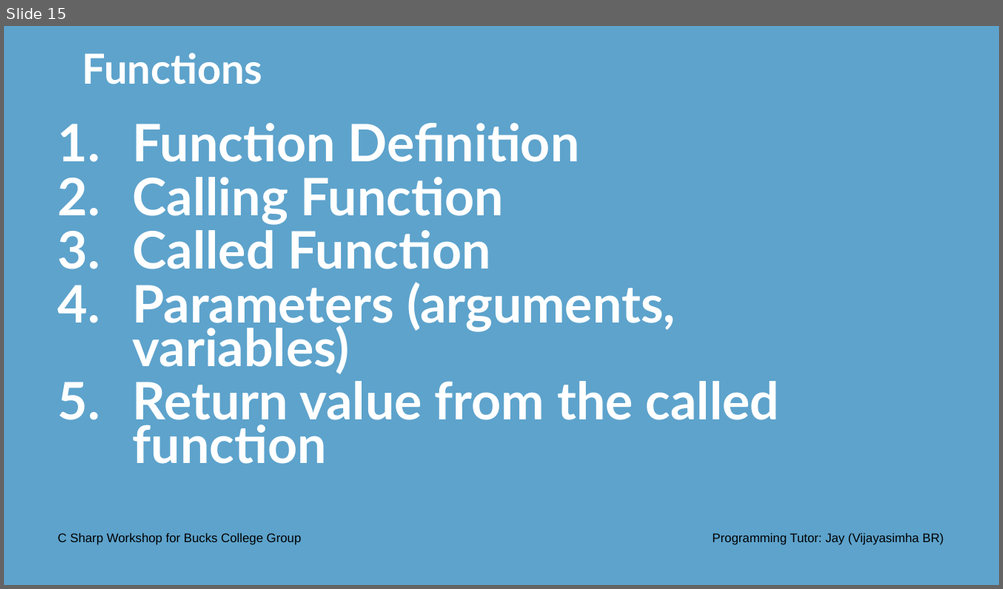
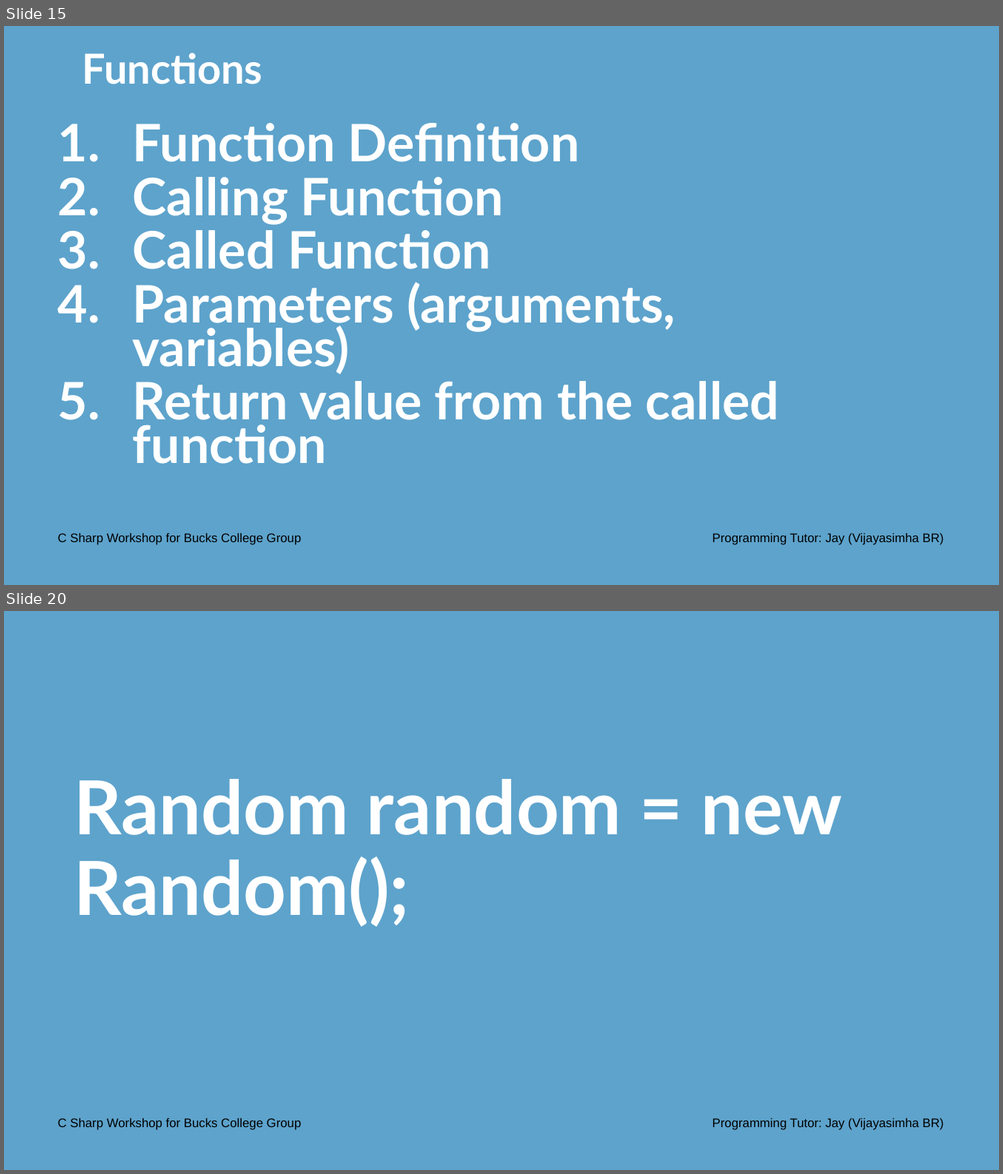
Before and after one commit to Jay-study-nildana/CSharpWorkShopforBucksCollegeGroup, a slide deck: PresentationPPTPDFS/Day 3 Onwards - C Sharp Workshop Bucks College Group.pptx. Shown one above the other, each under a label of ours: slide 15 before the commit, slides 15 and 20 after it; the slides between them are not shown. The pictures are 1003x589 and 1003x1174 pixels, drawn with LibreOffice and Linux fonts; fonts in the diff are those of the drawing; background and template pictures are left out. Boxes give left, top, right and bottom in pixels: in the first picture for what was removed or moved away, otherwise in the second. Text is boxed around its words. In the diff, an @@ line names an element or a change of style, - is before the commit and + after.

```diff
--- a/PresentationPPTPDFS/Day 3 Onwards - C Sharp Workshop Bucks College Group.pptx
+++ b/PresentationPPTPDFS/Day 3 Onwards - C Sharp Workshop Bucks College Group.pptx
@@ slide 20 added at (4,611,999,1170), background #5DA3CC @@
@@ text added at (74,779,842,927), 72 pt, text #FFFFFF, bold @@
+Random random = new Random();
@@ text added at (58,1119,301,1130), 12 pt, text #000000 @@
+C Sharp Workshop for Bucks College Group
@@ text added at (712,1119,944,1130), 12 pt, text #000000 @@
+Programming Tutor: Jay (Vijayasimha BR)
```
Also in this commit, not shown: 2 slides changed, 7 other slides added, 2 other files.
